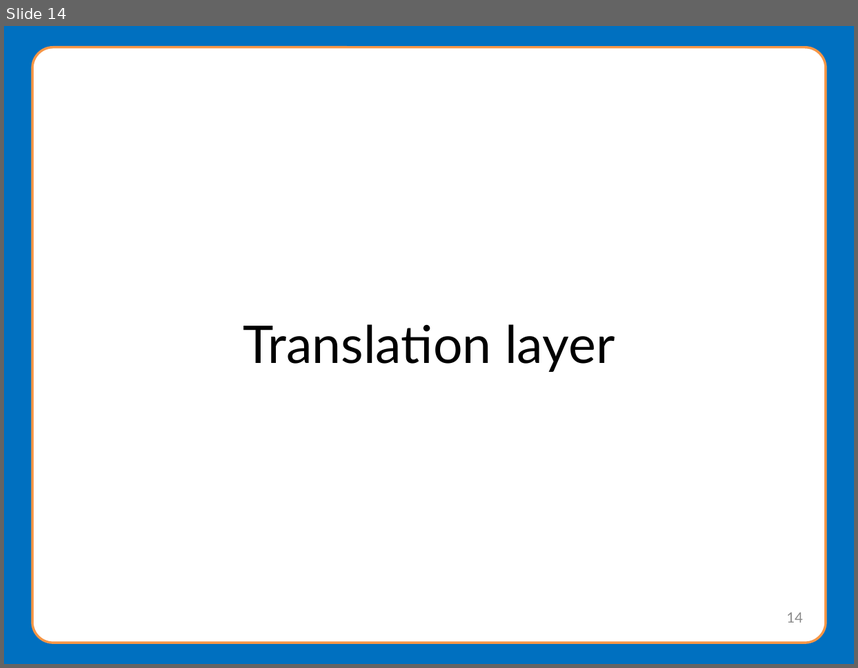
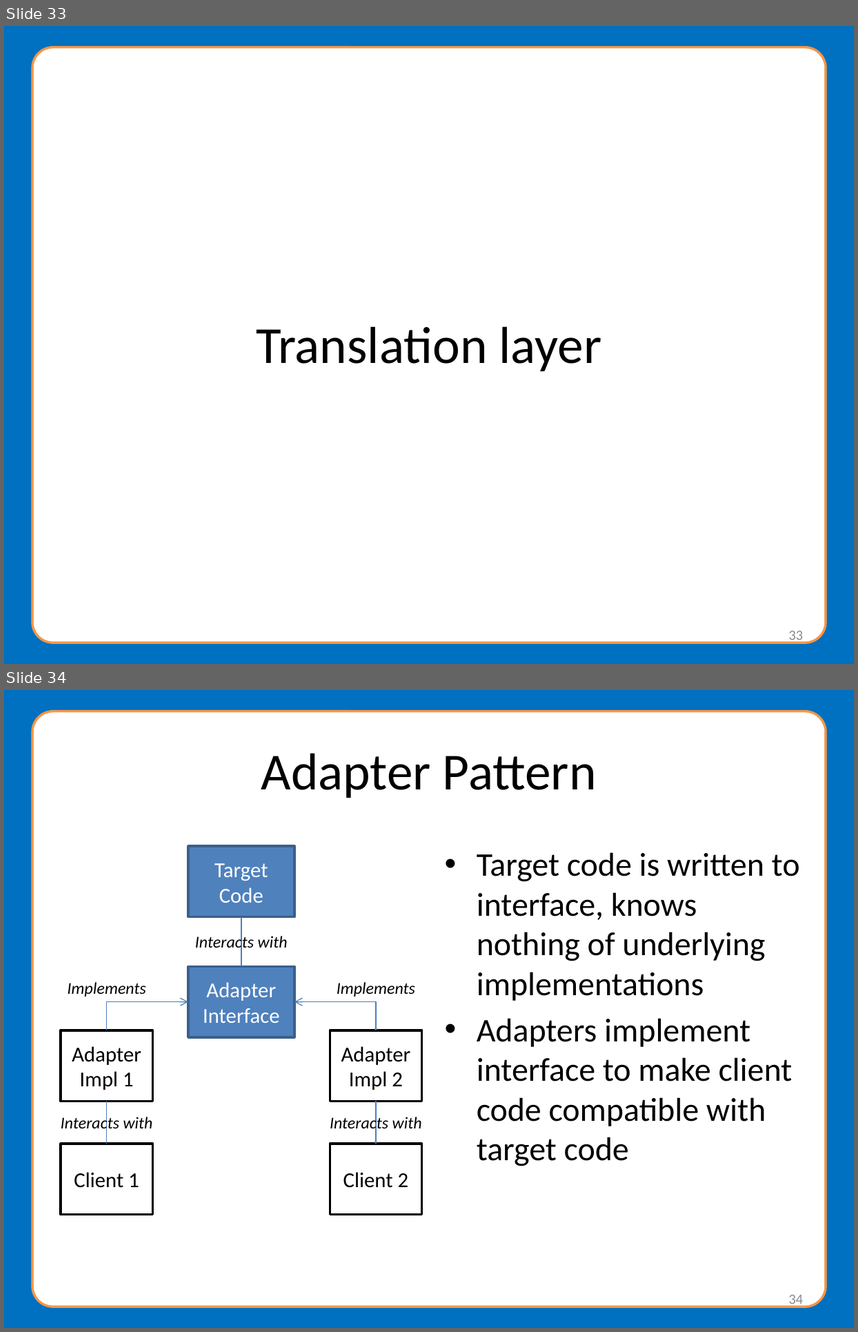
Before and after one commit to NationalStudentClearinghouse/Meteor4, a slide deck: docs/webinar/MeteorWebinarPresentation.pptx. Shown one above the other, each under a label of ours: slide 14 before the commit, slides 33 and 34 after it. The pictures are 858x668 and 858x1332 pixels, drawn with LibreOffice and Linux fonts; fonts in the diff are those of the drawing; background and template pictures are left out. Boxes give left, top, right and bottom in pixels: in the first picture for what was removed or moved away, otherwise in the second. Text is boxed around its words. In the diff, an @@ line names an element or a change of style, - is before the commit and + after.

Commit message:
Updated webinar with everything except translation layer section

```diff
--- a/docs/webinar/MeteorWebinarPresentation.pptx
+++ b/docs/webinar/MeteorWebinarPresentation.pptx
@@ slide 34 added at box(4, 690, 854, 1328), background #0070C0; not listed: 1 template element that a slide beside it also shows @@
@@ title added at box(261, 753, 597, 798), 44 pt, text #000000 @@
+Adapter Pattern
@@ rectangle added at box(188, 845, 294, 916), fill #4F81BD, outline #3A5F8C 2 pt, 18 pt, text #FFFFFF @@
+Target Code
@@ text added at box(477, 852, 800, 1166), 28 pt, text #000000 @@
+• Target code is written to interface, knows nothing of underlying implementations
+• Adapters implement interface to make client code compatible with target code
@@ line added from (241, 966) to (241, 917), #4B7EBC 0.75 pt @@
@@ text added at box(195, 934, 288, 952), 14 pt, text #000000, italic @@
+Interacts with
@@ rectangle added at box(188, 966, 294, 1037), fill #4F81BD, outline #3A5F8C 2 pt, 18 pt, text #FFFFFF @@
+Adapter Interface
@@ text added at box(67, 982, 146, 996), 14 pt, text #000000, italic @@
+Implements
@@ text added at box(337, 982, 415, 996), 14 pt, text #000000, italic @@
+Implements
@@ elbow arrow added from (107, 1030) to (188, 1002), #4B7EBC 0.75 pt @@
@@ elbow arrow added from (377, 1030) to (294, 1002), #4B7EBC 0.75 pt @@
@@ rectangle added at box(61, 1030, 153, 1101), fill #FFFFFF, outline #000000 2 pt, 18 pt, text #000000 @@
+Adapter Impl 1
@@ rectangle added at box(330, 1030, 421, 1101), fill #FFFFFF, outline #000000 2 pt, 18 pt, text #000000 @@
+Adapter Impl 2
@@ line added from (107, 1143) to (107, 1101), #4B7EBC 0.75 pt @@
@@ line added from (377, 1143) to (377, 1101), #4B7EBC 0.75 pt @@
@@ text added at box(61, 1114, 153, 1133), 14 pt, text #000000, italic @@
+Interacts with
@@ text added at box(330, 1114, 422, 1133), 14 pt, text #000000, italic @@
+Interacts with
@@ rectangle added at box(61, 1143, 153, 1214), fill #FFFFFF, outline #000000 2 pt, 18 pt, text #000000 @@
+Client 1
@@ rectangle added at box(330, 1143, 421, 1214), fill #FFFFFF, outline #000000 2 pt, 18 pt, text #000000 @@
+Client 2
@@ page number added at box(789, 1294, 803, 1308), 12 pt, text #8C8C8C @@
+34
@@ what was slide 14 is now slide 33 @@
@@ slide 33 changed as well @@
@@ title "Translation layer" at box(256, 326, 602, 371): font Lato to Calibri @@
@@ page number at box(789, 630, 803, 644): text changed; font Lato to Calibri @@
-14
+33
```
Also in this commit, not shown: 13 other slides changed, 19 other slides added, 1 slide removed, 1 other file.
